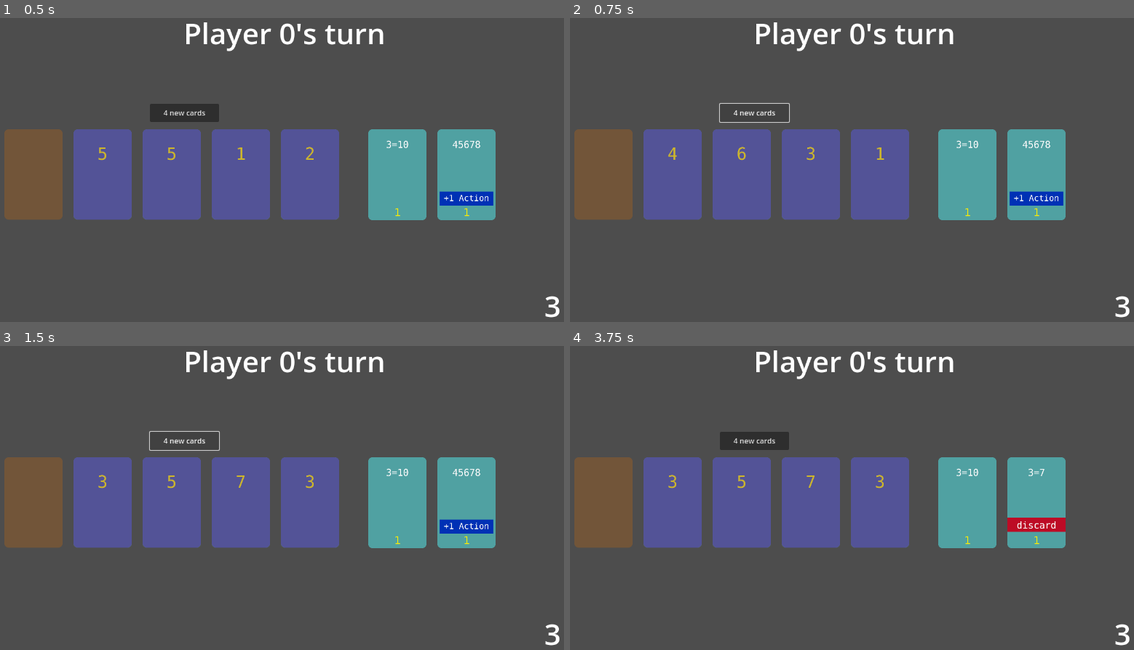
Above: before the commit, frames 1-4 (two rows, left to right).
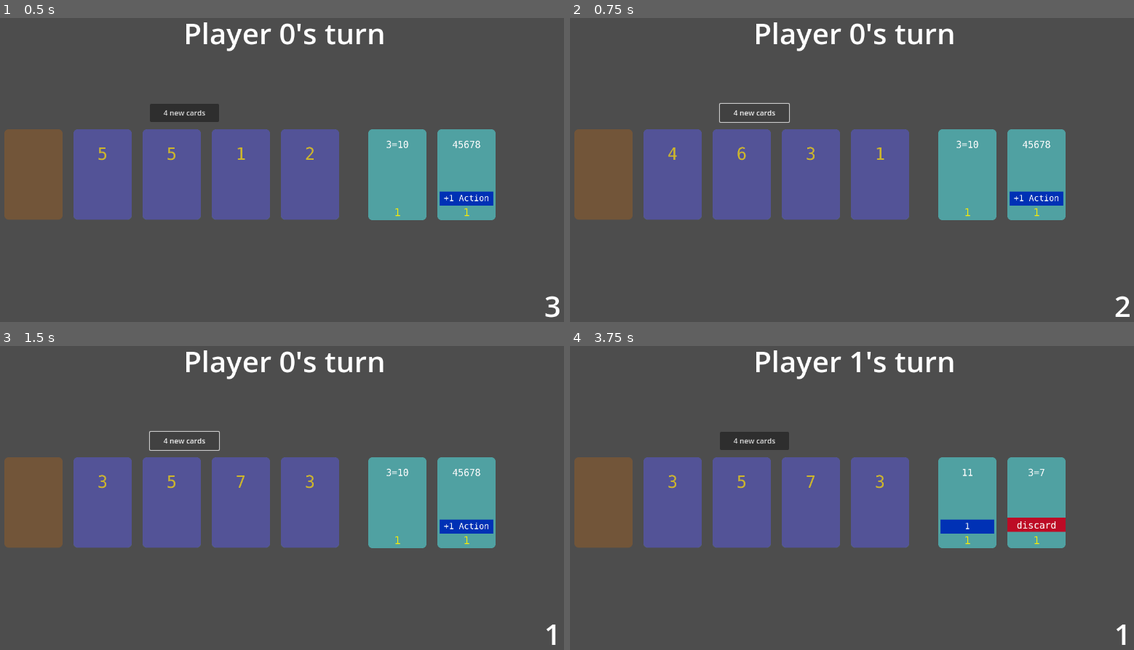
Above: after the commit, the same moments.

Repository: vbackeberg/game1
Game: Godot game, scene res://test/test.tscn
The game is run twice, just before and just after one commit, with the same random seed, the same clock (stepped at 60 frames per second) and the same inputs. This scene is started directly instead of the project's main scene.
Inputs (mouse positions are in pixels of both pictures, inside the frame that each line leads up to):
- Up to frame 1 (0.5 s): no input
- Up to frame 2 (0.75 s): click "4 new cards" at 0.5 s
- Up to frame 3 (1.5 s): click "4 new cards" at 1.25 s
- Up to frame 4 (3.75 s): click (603, 504) at 2 s; click (1038, 504) at 2.77 s; click (964, 504) at 3.52 s

Frame 1 is identical in both runs. In frame 2, less than 0.1% of the frame differs, in the area x 96-100%, y 91-99%; in frame 3, 0.1%; in frame 4, 0.7%, in the area x 49-100%, y 1-99%.
Error in both runs: Invalid access to property or key 'selectedVirtualResources' on a base object of type 'Nil'. (res://src/characters/eight-for-one.gd:25)

Commit message:
Bind action used from middle area

Diff:
--- a/src/main.tscn
+++ b/src/main.tscn
@@ -78,6 +78,7 @@
 horizontal_alignment = 1
 vertical_alignment = 1
 
+[connection signal="action_used" from="MiddleArea" to="." method="_on_action_used"]
 [connection signal="action_used" from="PlayerArea" to="." method="_on_action_used"]
 [connection signal="visibility_changed" from="PlayerArea" to="PlayerArea" method="_on_visibility_changed"]
 [connection signal="action_used" from="PlayerArea2" to="." method="_on_action_used"]
